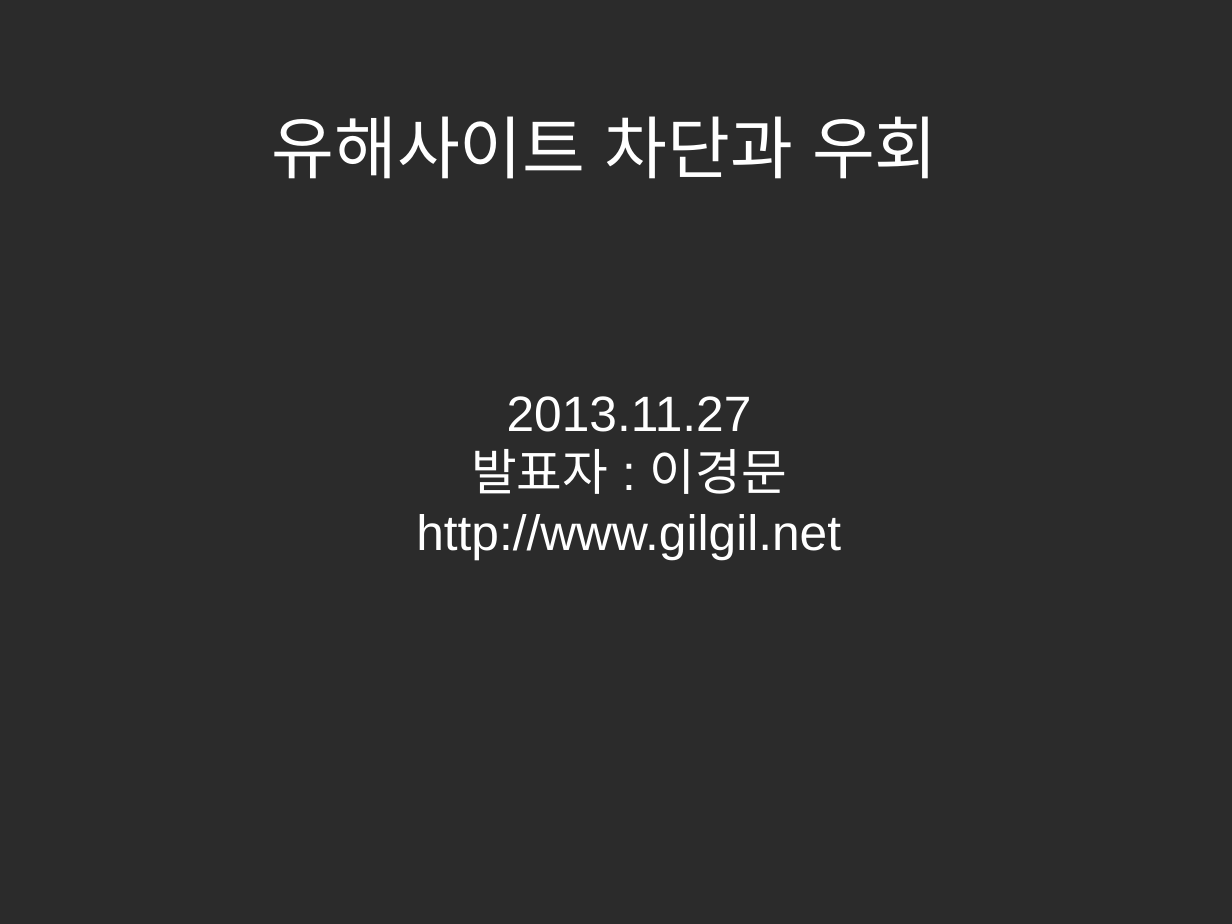
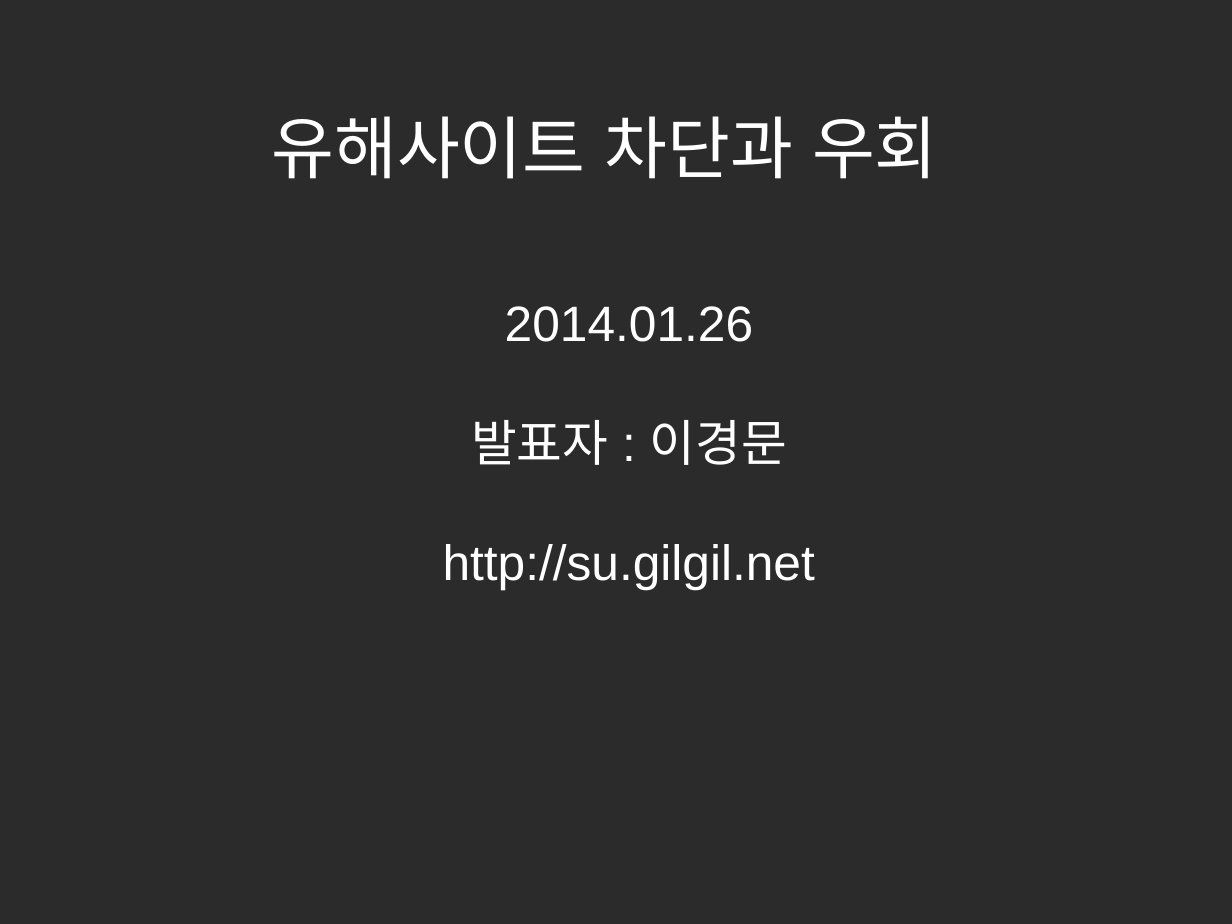
Before and after one commit to gilgil1973/su, a slide deck: slide 1 of doc/presentation/site_unblocker_presentation_kr.odp. Drawn at 1232x924 pixels with LibreOffice and Linux fonts; fonts in the diff are those of the drawing; background and template pictures are left out; a plain dark background stands for a picture behind light text. Boxes give left, top, right and bottom in pixels: in the first picture for what was removed or moved away, otherwise in the second. Text is boxed around its words. In the diff, an @@ line names an element or a change of style, - is before the commit and + after.

```diff
--- a/doc/presentation/site_unblocker_presentation_kr.odp
+++ b/doc/presentation/site_unblocker_presentation_kr.odp
@@ subtitle at (505, 306, 753, 342): text changed @@
-2013.11.27
+2014.01.26
@@ subtitle at (443, 544, 815, 589): text changed @@
-http://www.gilgil.net
+http://su.gilgil.net
```
Also in this commit, not shown: 5 other slides changed.
